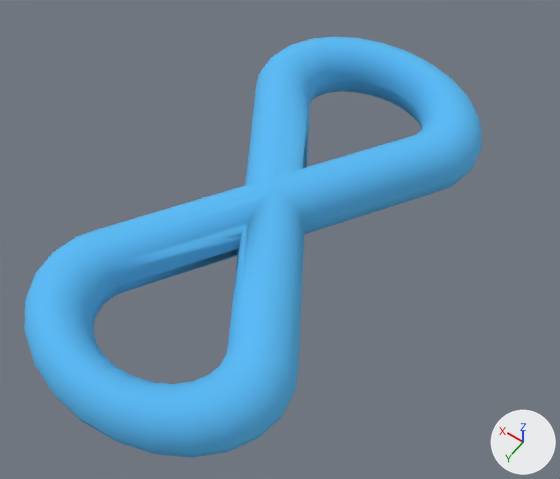
The glTF model flower/vr/outros/lemniscata.glb, before and after one commit.
Both versions are drawn from a 50 mm lens placed at (-3.36, 4.53, 6.66), pointed at (-0.25, 0.17, -0.19). The lights are fixed; the arrows at lower right show +X, +Y and +Z. The picture after the commit comes second.

The scene before the commit, as lines of its bpy script (objects in view):
```python
mat_color_a01 = principled_material('Color A01')
mat_color_a01.base_color = (0.1, 0.51, 0.912)  # blue #59bdf5
mat_color_a01.metallic = 0.1
mat_color_a01.roughness = 0.9
me_mesh_0_002 = bpy.data.meshes.new('Mesh_0.002')
me_mesh_0_002.from_pydata(...)  # 1022 vertices, 2140 faces; spans x -1.54..1.46, y -4.09..4.09, z -0.38..0.38
me_mesh_0_002.materials.append(mat_color_a01)  # blue #59bdf5
ob_root_001 = bpy.data.objects.new('root.001', me_mesh_0_002)
ob_root_001.location = (0.0, 0.0, 0.0)
ob_root_001.scale = (1.0, 0.75, 1.0)
```
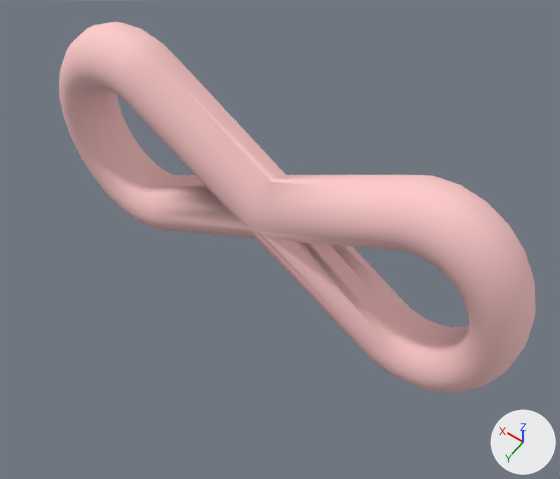
Changed parts and their boxes (x1, y1, x2, y2) in the pictures (560 x 479 px):
'root.001', recoloured, turned
    before: (24, 37, 482, 458)
    after: (59, 22, 536, 393)

The edits, one by one:
Material 'Color A01' (mat_color_a01) changes colour from blue #59bdf5 to pink #ffcdcd; in linear values from (0.1, 0.51, 0.912) to (1.0, 0.612, 0.612).
Object 'root.001' (ob_root_001) turns from (0, 0, 0) to (-45, 90, 45) degrees about x, y and z.
